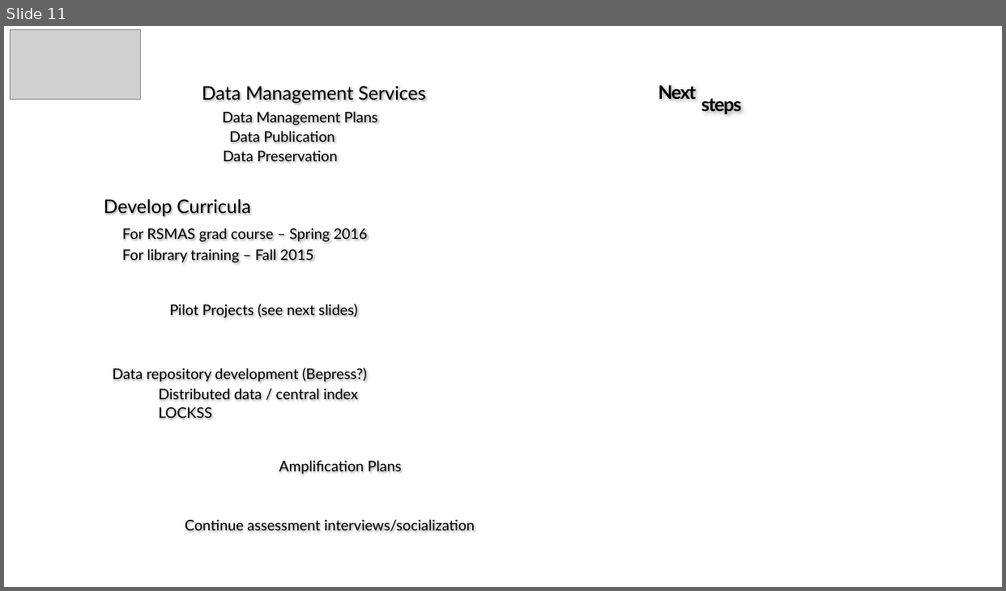
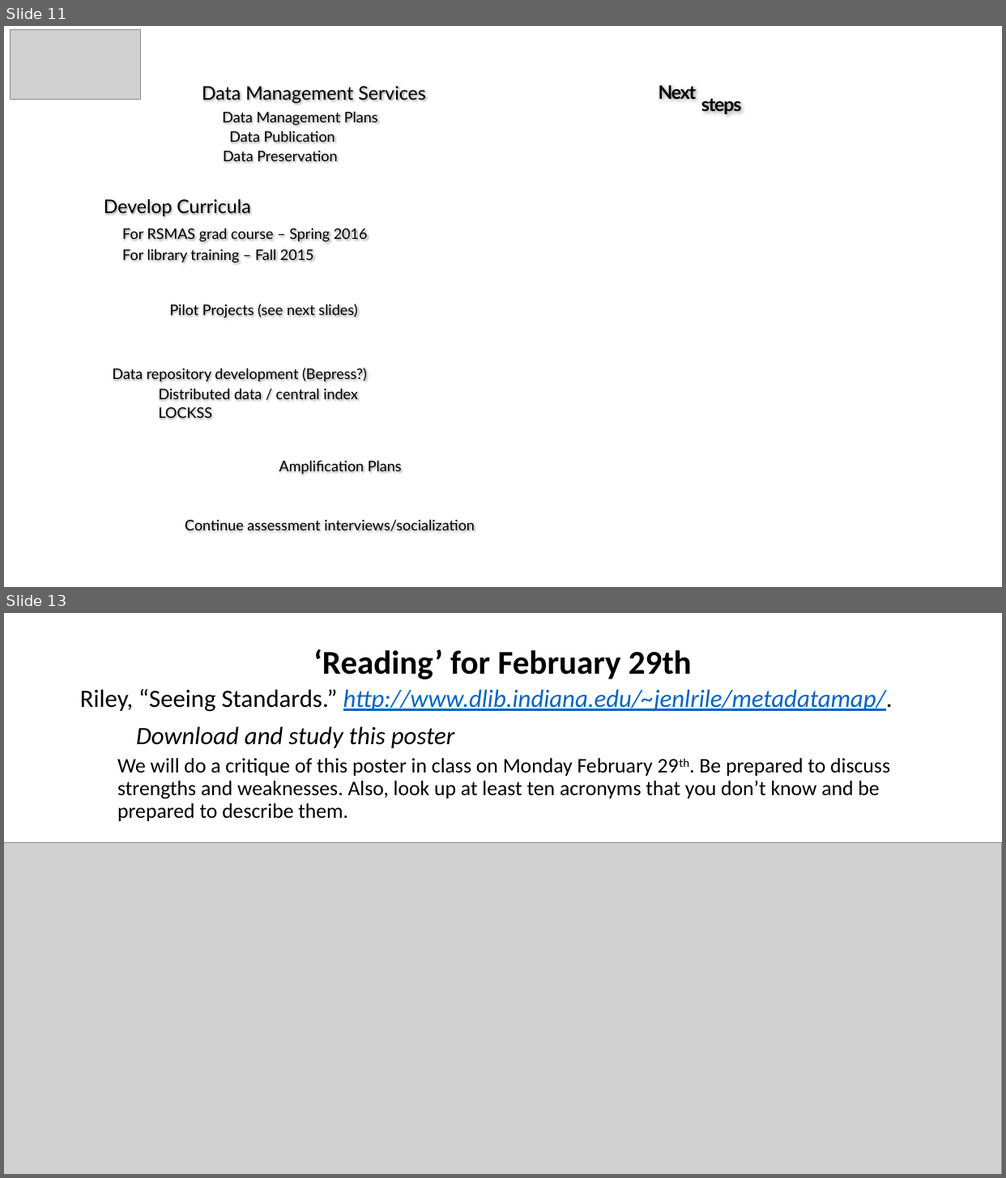
Before and after one commit to tibbben/teaching.data.literacy, a slide deck: UM_DataManagementClass/Lessons/06/06_SecondMeeting.pptx. Shown one above the other, each under a label of ours: slide 11 before the commit, slides 11 and 13 after it; the slides between them are not shown. The pictures are 1006x591 and 1006x1178 pixels, drawn with LibreOffice and Linux fonts; fonts in the diff are those of the drawing; grey boxes stand for pictures; background and template pictures are left out. Boxes give left, top, right and bottom in pixels: in the first picture for what was removed or moved away, otherwise in the second. Text is boxed around its words. In the diff, an @@ line names an element or a change of style, - is before the commit and + after.

```diff
--- a/UM_DataManagementClass/Lessons/06/06_SecondMeeting.pptx
+++ b/UM_DataManagementClass/Lessons/06/06_SecondMeeting.pptx
@@ slide 13 added at [4,613,1002,1174], background #FFFFFF @@
@@ title added at [313,649,692,679], 32 pt, text #000000, bold @@
+‘Reading’ for February 29th
@@ text added at [80,689,893,821], 20 pt, text #000000 @@
+Riley, “Seeing Standards.” http://www.dlib.indiana.edu/~jenlrile/metadatamap/.
+Download and study this poster
+  We will do a critique of this poster in class on Monday February 29th. Be prepared to discuss strengths and weaknesses. Also, look up at least ten acronyms that you don’t know and be prepared to describe them.
@@ picture added at [4,843,1002,1174] @@
```
Also in this commit, not shown: 3 slides changed, 3 other slides added, 2 other files.
